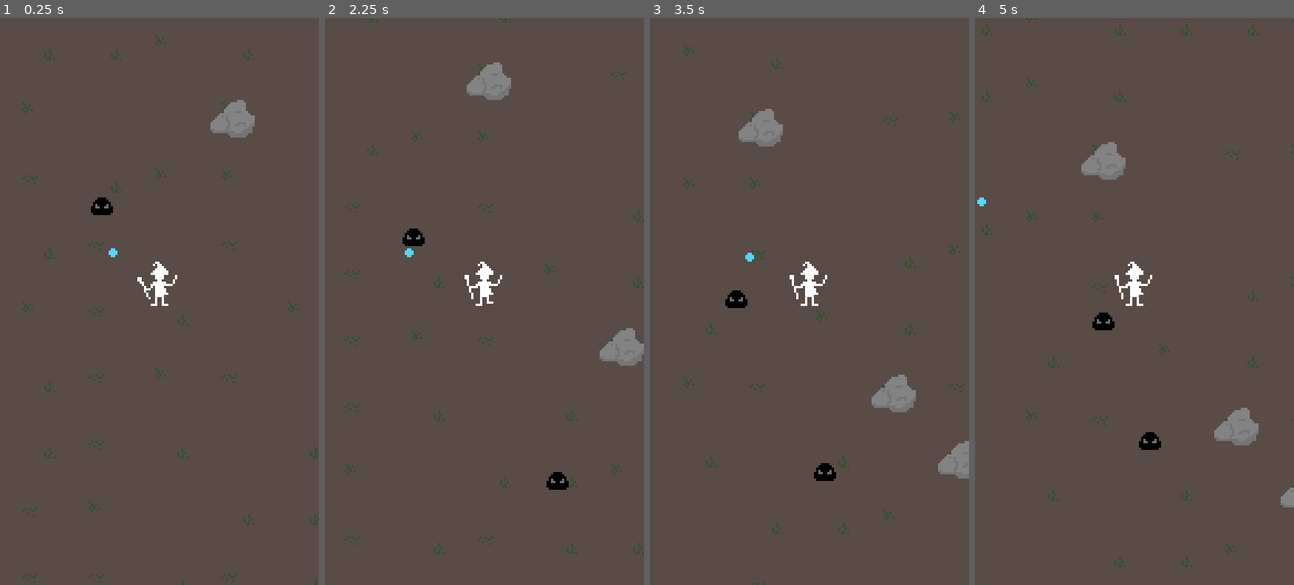
Above: before the commit, frames 1-4 (left to right).
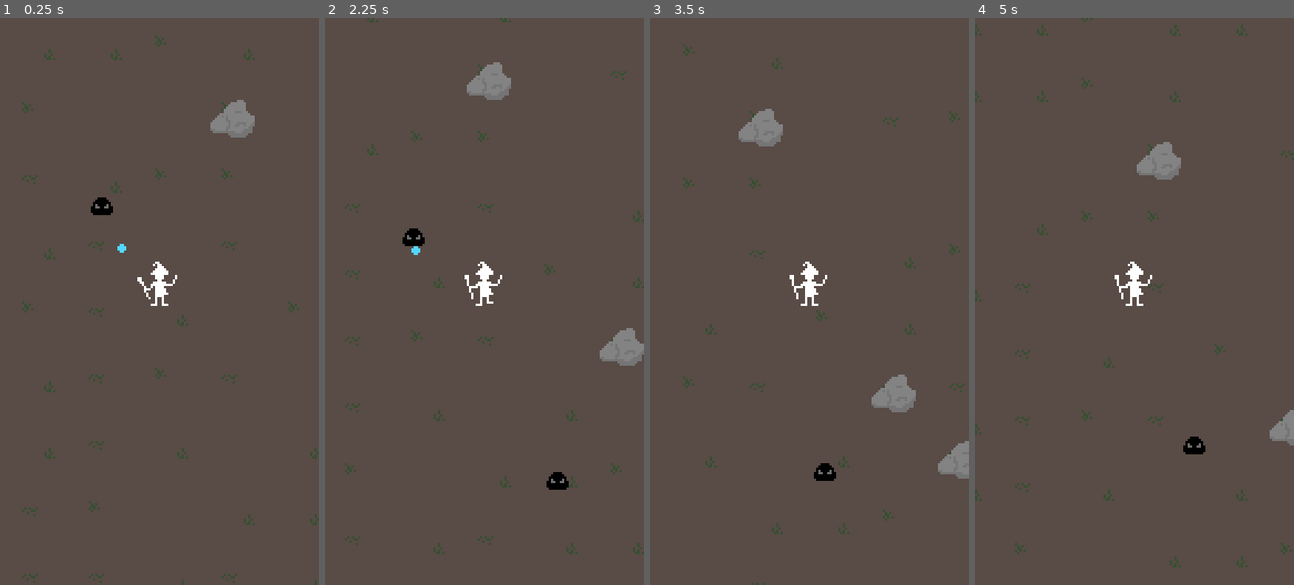
Above: after the commit, the same moments.

Repository: polyarik/wizard-legacy
Game: Godot game, scene res://scenes/game/locations/demo_location.tscn
The game is run twice, just before and just after one commit, with the same random seed, the same clock (stepped at 60 frames per second) and the same inputs.
Inputs (mouse positions are in pixels of both pictures, inside the frame that each line leads up to):
- Up to frame 1 (0.25 s): no input
- Up to frame 2 (2.25 s): move the mouse to (554, 273) at 0.52 s; hold Right (ui_right) 0.53-1.25 s; click (554, 273) at 0.67 s; drag from (420, 329) to (468, 414) at 1.27 s; move the mouse to (516, 176) at 2.02 s; hold Right (ui_right) from 2.03 s (still down)
- Up to frame 3 (3.5 s): release Right (ui_right) at 2.75 s; drag from (793, 414) to (713, 216) at 2.77 s
- Up to frame 4 (5 s): move the mouse to (1230, 386) at 3.52 s; hold Left (ui_left) 3.53-4.25 s; drag from (1038, 216) to (1086, 159) at 4.27 s

The runs differ from the first frame. In frame 1, less than 0.1% of the frame differs, in the area x 34-40%, y 39-43%; in frame 2, less than 0.1%; in frame 3, 0.2%; in frame 4, 4.1%, in the area x 0-100%, y 0-97%.

Commit message:
✨ implement spell cast conditions
needs refactoring

Diff:
--- a/scenes/game/characters/player/player.gd
+++ b/scenes/game/characters/player/player.gd
@@ -8,6 +8,7 @@
 @export var speed := 64.0
 var spells: Array[Spell]
 var spells_timer: Array[Timer]
+var spells_target: Array[Node2D] # TEMP
 
 @onready var casting_point := $CastingPoint
 @onready var animation_tree := $PlayerAnimationTree
@@ -17,21 +18,72 @@
 var in_casting_animation := false
 
 
+# TODO - refactor
 func learn_spells(new_spells: Array[Spell]) -> void:
 	for spell in new_spells:
 		if spell:
 			spells.append(spell)
 
 			var spell_timer := Timer.new()
-			add_child(spell_timer)
 
 			spell_timer.wait_time = spell.cooldown
 			spell_timer.one_shot = true
 			spell_timer.timeout.connect(func(): spells[-1].on_cooldown = false) # TEST - needs testing
 
+			add_child(spell_timer)
 			spells_timer.append(spell_timer)
 
-			# TODO - create necessary nodes for casting the spell
+			if spell.cast_conditions.has("max_distance"):
+				spells_target.append(null)
+
+				var area := Area2D.new()
+				area.collision_layer = 0
+				area.collision_mask = 4
+				add_child(area)
+
+				var circle_shape = CircleShape2D.new()
+				circle_shape.radius = spell.cast_conditions["max_distance"]
+
+				var collision_shape = CollisionShape2D.new()
+				collision_shape.shape = circle_shape
+				area.add_child(collision_shape)
+
+				# BUG - doesn't handle enemy movement inside the area!
+				area.body_entered.connect(func(body: Node2D):
+					if body.is_in_group("Enemy"):
+						if spells_target[-1]:
+							var curr_dist = global_position.distance_to(spells_target[-1].global_position)
+							var new_dist = global_position.distance_to(body.global_position)
+
+							if new_dist < curr_dist:
+								spells_target[-1] = body
+						else:
+							spells_target[-1] = body
+
+						spells[-1].conditions_met["max_distance"] = true
+
+						print(spells[-1].conditions_met)
+				)
+
+				# TODO - rewrite!
+				area.body_exited.connect(func(body: Node2D):
+					if body == spells_target[-1]:
+						spells_target[-1] = null
+						spells[-1].conditions_met["max_distance"] = false
+
+						var remaining_bodies := area.get_overlapping_bodies()
+
+						for remaining_body in remaining_bodies:
+							if remaining_body != body and remaining_body.is_in_group("Enemy"):
+								spells_target[-1] = remaining_body
+								spells[-1].conditions_met["max_distance"] = true
+
+								print(spells[-1].conditions_met)
+				)
+
+				if spell.cast_conditions.has("visible_target"):
+					# TODO
+					print("-_-")
 
 func _physics_process(_delta: float) -> void:
 	move()
@@ -50,6 +102,7 @@
 
 func process_spell_casting() -> void:
 	var spell: Spell = null
+	var target_pos: Vector2 # TEMP
 	# TODO - implement spells priority
 	# TODO - pick a spell that can be casted
 
@@ -58,19 +111,21 @@
 
 	if spells[i].can_be_casted():
 		spell = spells[i]
+		target_pos = spells_target[i].global_position
 
 	if (spell):
-		cast_spell(spell)
+		cast_spell(spell, target_pos) # TEMP
 		spells_timer[i].start()
 		in_casting_animation = true
 
 # TODO - implement different spell types behaviour
-func cast_spell(spell: Spell) -> void:
+func cast_spell(spell: Spell, target_pos: Vector2) -> void:
 	var spell_inst := spell.cast()
 	spell_inst.spawned_from = self
+	spell_inst.position = casting_point.global_position
+	spell_inst.direction = casting_point.global_position.direction_to(target_pos) # TEMP
 
 	owner.add_child(spell_inst) # TODO - add child to $Location/Projectiles via signal
-	spell_inst.position = casting_point.global_position
 
 func pick_animation_state() -> void:
 	if (velocity != Vector2.ZERO):
--- a/scenes/game/characters/slime/slime.tscn
+++ b/scenes/game/characters/slime/slime.tscn
@@ -8,6 +8,7 @@
 height = 9.0
 
 [node name="Slime" type="CharacterBody2D" groups=["Enemy"]]
+collision_layer = 5
 safe_margin = 0.4
 script = ExtResource("1_4spfw")
 
--- a/scenes/game/locations/demo_location.tscn
+++ b/scenes/game/locations/demo_location.tscn
@@ -48,11 +48,22 @@
 [node name="PlayerRemoteTransform" type="RemoteTransform2D" parent="Characters/Player"]
 remote_path = NodePath("../../../Camera")
 
+[node name="Area2D" type="Area2D" parent="Characters/Player"]
+
 [node name="Slime" parent="Characters" instance=ExtResource("2_0iq0t")]
 position = Vector2(43, 83)
 
 [node name="Slime2" parent="Characters" instance=ExtResource("2_0iq0t")]
 position = Vector2(158, 267)
+
+[node name="Slime3" parent="Characters" instance=ExtResource("2_0iq0t")]
+position = Vector2(316, -16)
+
+[node name="Slime4" parent="Characters" instance=ExtResource("2_0iq0t")]
+position = Vector2(-250, -24)
+
+[node name="Slime5" parent="Characters" instance=ExtResource("2_0iq0t")]
+position = Vector2(-299, 443)
 
 [node name="Projectiles" type="Node2D" parent="."]
 
--- a/scenes/game/particles/magic_missile/magic_missile.gd
+++ b/scenes/game/particles/magic_missile/magic_missile.gd
@@ -12,9 +12,6 @@
 
 func _ready():
 	hanlde_lifetime()
-
-	# TODO - detect the nearest enemy and set direction
-	direction = Vector2(-1, -1).normalized() # TEMP
 
 func hanlde_lifetime() -> void:
 	var lifetime_timer := Timer.new()
--- a/src/spell.gd
+++ b/src/spell.gd
@@ -4,21 +4,35 @@
 
 
 var scene: PackedScene
-var cast_conditions: Array[String]
+var cast_conditions: Dictionary
+var conditions_met: Dictionary
 var cooldown: float
 var on_cooldown := false
 
 # TODO - add levels and their specific upgrades
+# TODO - define target_type (group; nearest, strongest...)
 
 
-func _init(_scene: PackedScene, _cast_conditions: Array[String], _cooldown:=1.0):
+func _init(_scene: PackedScene, _cast_conditions:={}, _cooldown:=1.0):
 	scene = _scene
 	cooldown = _cooldown
-	cast_conditions = _cast_conditions
+
+	for condition in _cast_conditions:
+		var value = _cast_conditions[condition]
+
+		cast_conditions[condition] = value
+		conditions_met[condition] = false
 
 func can_be_casted() -> bool:
-	# TODO - check all conditions
-	return not on_cooldown
+	if on_cooldown:
+		return false
+
+	if cast_conditions:
+		for condition_met in conditions_met.values():
+			if not condition_met:
+				return false
+
+	return true
 
 func cast() -> Node:
 	on_cooldown = true
--- a/src/spell_book.gd
+++ b/src/spell_book.gd
@@ -4,7 +4,11 @@
 
 var _spell_collection := {
 	# TODO - also pass levels and their specific upgrades
-	magic_missile = Spell.new(preload("res://scenes/game/particles/magic_missile/magic_missile.tscn"), [""], 1.0),
+	magic_missile = Spell.new(
+		preload("res://scenes/game/particles/magic_missile/magic_missile.tscn"),
+		{max_distance = 128}, #visible_target = true}, # TODO
+		1.0
+	),
 }
 
 
